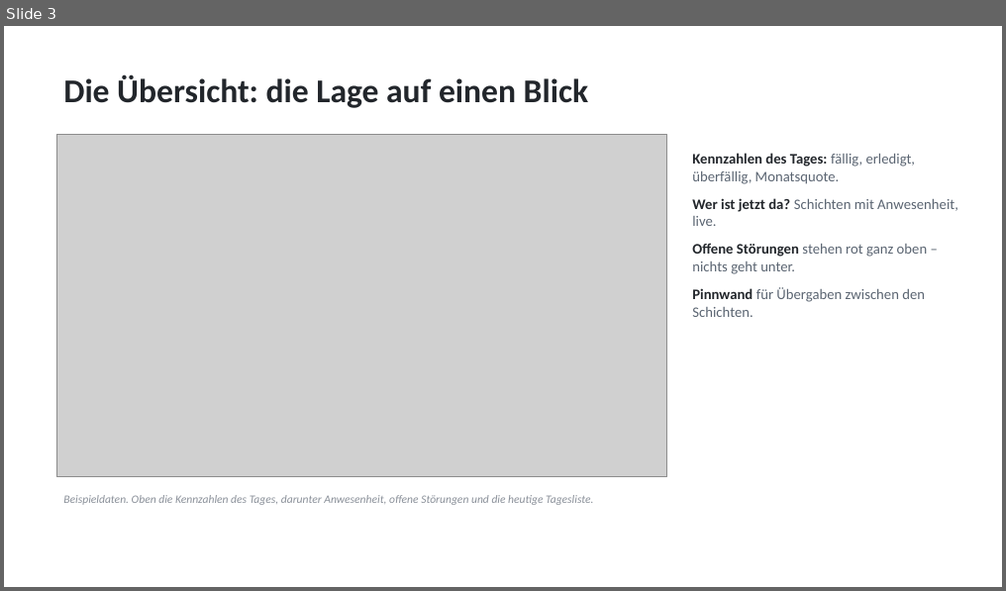
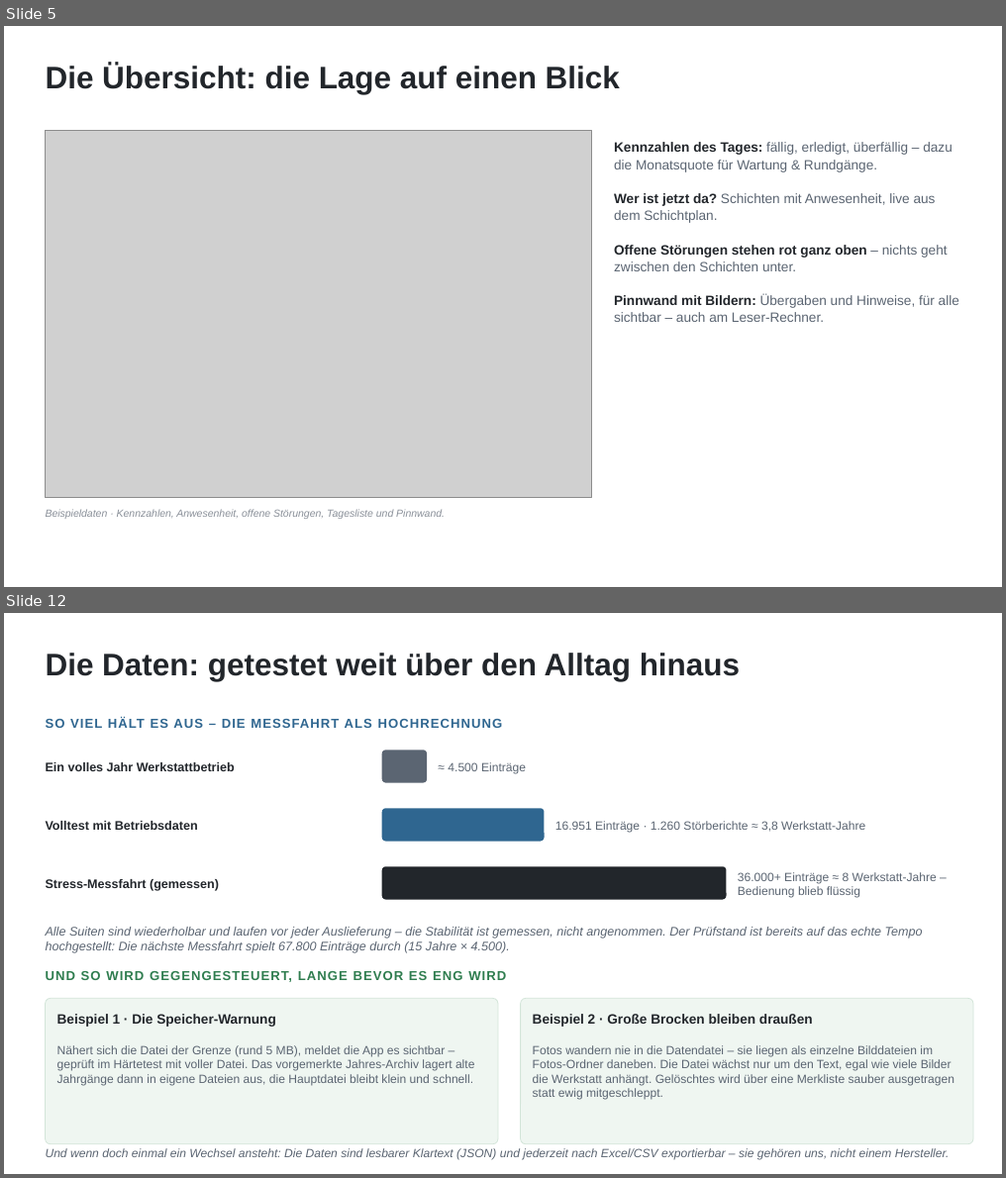
Before and after one commit to ciraciroberto90-debug/WerkstattKalender, a slide deck: doku/Werkstatt-Cockpit-Vorstellung.pptx. Shown one above the other, each under a label of ours: slide 3 before the commit, slides 5 and 12 after it; the slides between them are not shown. The pictures are 1006x591 and 1006x1178 pixels, drawn with LibreOffice and Linux fonts; fonts in the diff are those of the drawing; grey boxes stand for pictures. Boxes give left, top, right and bottom in pixels: in the first picture for what was removed or moved away, otherwise in the second. Text is boxed around its words. In the diff, an @@ line names an element or a change of style, - is before the commit and + after.

```diff
--- a/doku/Werkstatt-Cockpit-Vorstellung.pptx
+++ b/doku/Werkstatt-Cockpit-Vorstellung.pptx
@@ slide 12 added at (x1=4, y1=613, x2=1002, y2=1174), background #FFFFFF @@
@@ text added at (x1=46, y1=653, x2=740, y2=681), 30 pt, text #22262B, bold @@
+Die Daten: getestet weit über den Alltag hinaus
@@ text added at (x1=46, y1=717, x2=503, y2=728), 12.5 pt, text #2F6690, bold @@
+SO VIEL HÄLT ES AUS – DIE MESSFAHRT ALS HOCHRECHNUNG
@@ rounded rectangle added at (x1=382, y1=750, x2=427, y2=783), fill #5B6572 @@
@@ text added at (x1=46, y1=762, x2=235, y2=771), 12 pt, text #22262B, bold @@
+Ein volles Jahr Werkstattbetrieb
@@ text added at (x1=448, y1=762, x2=526, y2=774), 11.5 pt, text #5B6572 @@
+≈ 4.500 Einträge
@@ rounded rectangle added at (x1=382, y1=808, x2=545, y2=842), fill #2F6690 @@
@@ text added at (x1=46, y1=821, x2=198, y2=830), 12 pt, text #22262B, bold @@
+Volltest mit Betriebsdaten
@@ text added at (x1=555, y1=821, x2=865, y2=833), 11.5 pt, text #5B6572 @@
+16.951 Einträge · 1.260 Störberichte ≈ 3,8 Werkstatt-Jahre
@@ text added at (x1=46, y1=879, x2=219, y2=891), 12 pt, text #22262B, bold @@
+Stress-Messfahrt (gemessen)
@@ rounded rectangle added at (x1=382, y1=866, x2=727, y2=900), fill #22262B @@
@@ text added at (x1=738, y1=872, x2=937, y2=898), 11.5 pt, text #5B6572 @@
+36.000+ Einträge ≈ 8 Werkstatt-Jahre – Bedienung blieb flüssig
@@ text added at (x1=46, y1=927, x2=923, y2=954), 12 pt, text #5B6572, italic @@
+Alle Suiten sind wiederholbar und laufen vor jeder Auslieferung – die Stabilität ist gemessen, nicht angenommen. Der Prüfstand ist bereits auf das echte Tempo hochgestellt: Die nächste Messfahrt spielt 67.800 Einträge durch (15 Jahre × 4.500).
@@ text added at (x1=46, y1=971, x2=506, y2=982), 12.5 pt, text #2F7D4F, bold @@
+UND SO WIRD GEGENGESTEUERT, LANGE BEVOR ES ENG WIRD
@@ rounded rectangle added at (x1=46, y1=998, x2=498, y2=1145), fill #EFF6F1, outline #D3E5D9 0.75 pt, 11.5 pt, text #5B6572 @@
+Beispiel 1 · Die Speicher-Warnung
+Nähert sich die Datei der Grenze (rund 5 MB), meldet die App es sichtbar – geprüft im Härtetest mit voller Datei. Das vorgemerkte Jahres-Archiv lagert alte Jahrgänge dann in eigene Dateien aus, die Hauptdatei bleibt klein und schnell.
@@ rounded rectangle added at (x1=521, y1=998, x2=973, y2=1145), fill #EFF6F1, outline #D3E5D9 0.75 pt, 11.5 pt, text #5B6572 @@
+Beispiel 2 · Große Brocken bleiben draußen
+Fotos wandern nie in die Datendatei – sie liegen als einzelne Bilddateien im Fotos-Ordner daneben. Die Datei wächst nur um den Text, egal wie viele Bilder die Werkstatt anhängt. Gelöschtes wird über eine Merkliste sauber ausgetragen statt ewig mitgeschleppt.
@@ text added at (x1=46, y1=1149, x2=949, y2=1160), 11.5 pt, text #5B6572, italic @@
+Und wenn doch einmal ein Wechsel ansteht: Die Daten sind lesbarer Klartext (JSON) und jederzeit nach Excel/CSV exportierbar – sie gehören uns, nicht einem Hersteller.
@@ what was slide 3 is now slide 5 @@
@@ slide 5 changed as well @@
@@ text "Die Übersicht: die Lage auf ..." moved from (x1=63, y1=76, x2=588, y2=108) to (x1=46, y1=64, x2=620, y2=94) @@
@@ text "Die Übersicht: die Lage auf ..." at (x1=46, y1=64, x2=620, y2=94): size 32 to 30 pt, font Calibri to Arial @@
@@ picture resized from (x1=56, y1=135, x2=666, y2=477) to (x1=46, y1=131, x2=592, y2=497) @@
@@ text at (x1=614, y1=142, x2=959, y2=322): text changed; size 14 to 13 pt; font Calibri to Arial @@
-• Kennzahlen des Tages: fällig, erledigt, überfällig, Monatsquote.
-• Wer ist jetzt da? Schichten mit Anwesenheit, live.
-• Offene Störungen stehen rot ganz oben – nichts geht unter.
-• Pinnwand für Übergaben zwischen den Schichten.
+Kennzahlen des Tages: fällig, erledigt, überfällig – dazu die Monatsquote für Wartung & Rundgänge.
+Wer ist jetzt da? Schichten mit Anwesenheit, live aus dem Schichtplan.
+Offene Störungen stehen rot ganz oben – nichts geht zwischen den Schichten unter.
+Pinnwand mit Bildern: Übergaben und Hinweise, für alle sichtbar – auch am Leser-Rechner.
@@ text at (x1=46, y1=509, x2=445, y2=519): text changed; size 11 to 10 pt; font Calibri to Arial @@
-Beispieldaten. Oben die Kennzahlen des Tages, darunter Anwesenheit, offene Störungen und die heutige Tagesliste.
+Beispieldaten · Kennzahlen, Anwesenheit, offene Störungen, Tagesliste und Pinnwand.
```
Also in this commit, not shown: 5 other slides changed, 10 other slides added, 5 slides removed, 7 other files.
